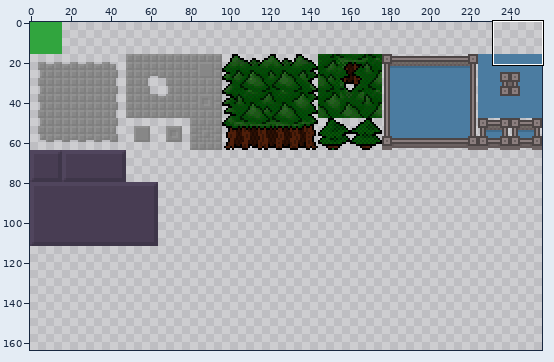
Two versions of one sprite sheet, src/data/image/8-castleext.png. Above: a wide view before the commit, with the close-up outlined.
Close-up. Before the edit:
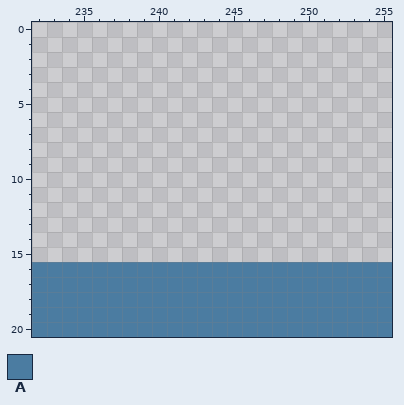
The file is 256x256 pixels. Colours within 5 levels of each other are drawn and written as one. Shown: x 232..255, y 0..20. The wide view leaves out empty margins. The commit also changed other parts of the picture, which this record leaves out.
Palette (. is transparent): A #4b7ca1
Pixels before, first column x 232:
16 AAAAAAAAAAAAAAAAAAAAAAAA
17 AAAAAAAAAAAAAAAAAAAAAAAA
18 AAAAAAAAAAAAAAAAAAAAAAAA
19 AAAAAAAAAAAAAAAAAAAAAAAA
20 AAAAAAAAAAAAAAAAAAAAAAAA
Now the later version:
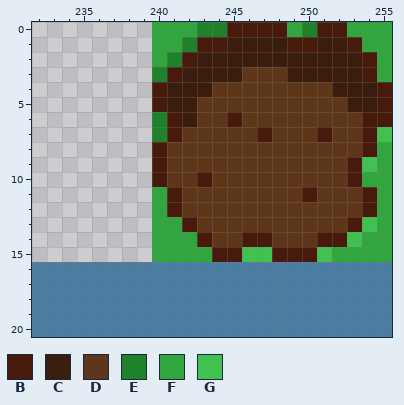
Colours new in this view: B #481a0c  C #3a1d0c  D #5e371a  E #20812b  F #31a53e  G #41c14f
From old to new:
Changed rows in their new state; - is an unchanged pixel.
first column x 240:
 0 FFFEEBBBBFEBBFFF
 1 FFEBBCCCCBBCCBFF
 2 FEBCCCCCCCCCCCBF
 3 EBCCCCDDDCCCCCBF
 4 BCCCDDDDDDDDCCCB
 5 BCCDDDDDDDDDDCCB
 6 EBCDDBDDDDDDDDBB
 7 EBDDDDDBDDDBDDBG
 8 BDDDDDDDDDDDDDBF
 9 BDDDDDDDDDDDDBGF
10 BDDBDDDDDDDDDBFF
11 FBDDDDDDDDBDDDBF
12 FBDDDDDDDDDDDDBF
13 FFBDDDDDDDDDDBGF
14 FFFBDDBBDDDBBGFF
15 FFFFBBGGBBBGFFFF
Where, in picture pixels (left, top, right, bottom), the same in both close-ups:
added: (152, 22, 392, 262)
